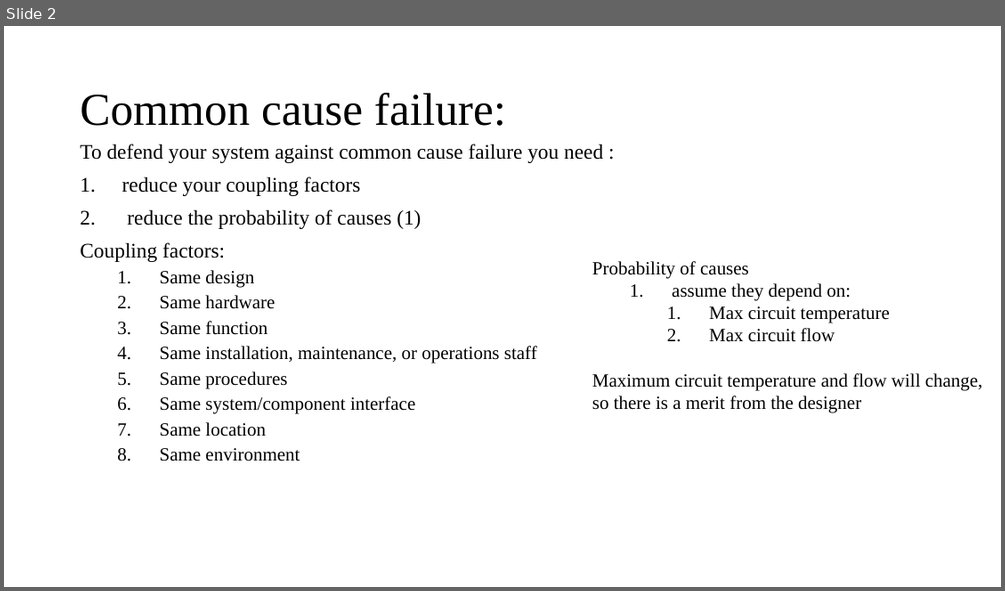
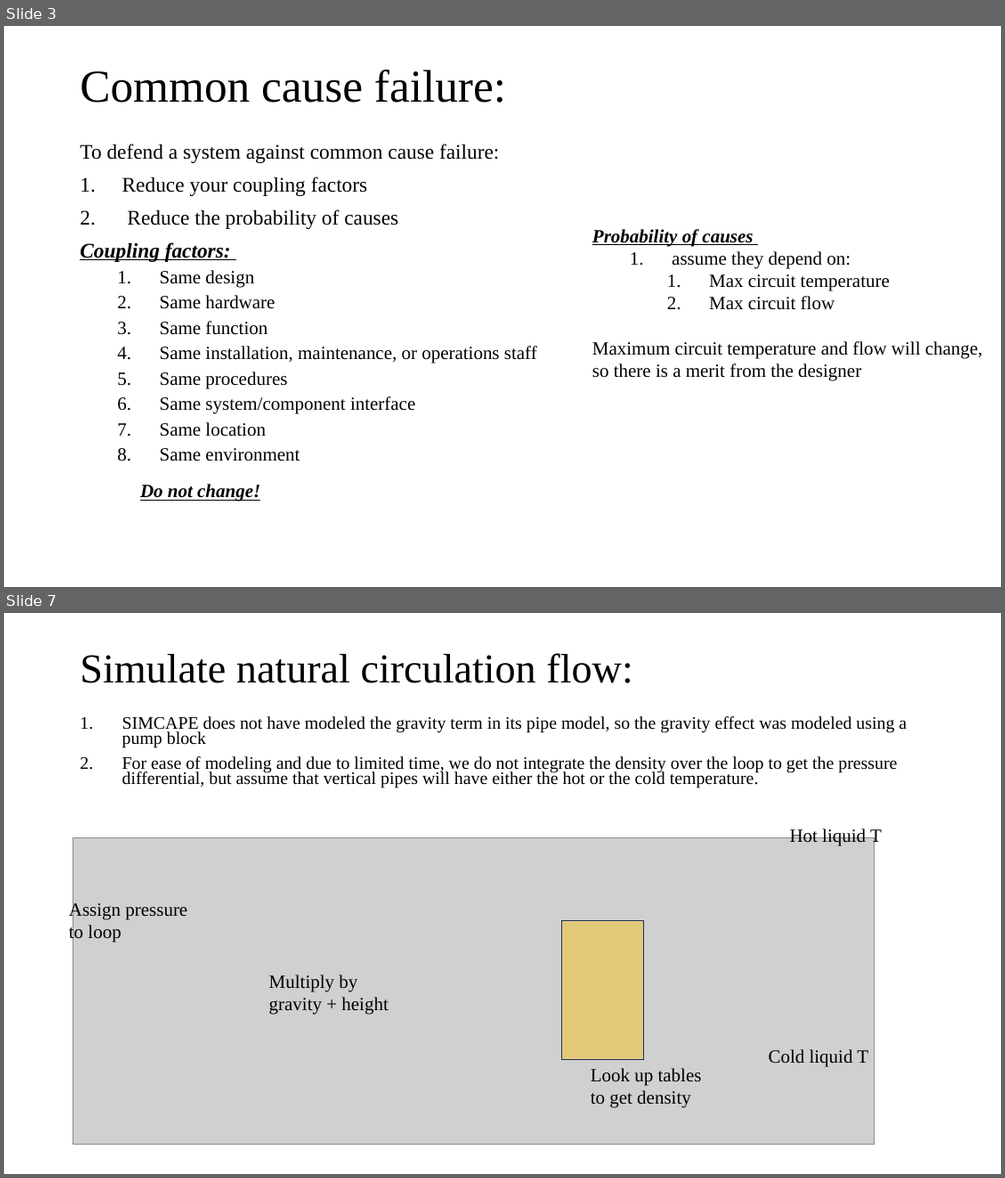
Before and after one commit to NikolaosKallieros/oklo_project, a slide deck: dracs_calculation/dracs.pptx. Shown one above the other, each under a label of ours: slide 2 before the commit, slides 3 and 7 after it; the slides between them are not shown. The pictures are 1005x591 and 1005x1178 pixels, drawn with LibreOffice and Linux fonts; fonts in the diff are those of the drawing; grey boxes stand for pictures. Boxes give left, top, right and bottom in pixels: in the first picture for what was removed or moved away, otherwise in the second. Text is boxed around its words. In the diff, an @@ line names an element or a change of style, - is before the commit and + after.

```diff
--- a/dracs_calculation/dracs.pptx
+++ b/dracs_calculation/dracs.pptx
@@ slide 7 added at [4, 613, 1001, 1174], background #FFFFFF @@
@@ title added at [80, 653, 632, 683], 39.6 pt, text #000000 @@
+Simulate natural circulation flow:
@@ text added at [122, 716, 906, 787], 17 pt, text #000000 @@
+1. SIMCAPE does not have modeled the gravity term in its pipe model, so the gravity effect was modeled using a pump block
+2. For ease of modeling and due to limited time, we do not integrate the density over the loop to get the pressure differential, but assume that vertical pipes will have either the hot or the cold temperature.
@@ picture added at [73, 838, 874, 1144] @@
@@ text added at [790, 827, 882, 846], 18 pt, text #000000 @@
+Hot liquid T
@@ text added at [69, 900, 187, 942], 18 pt, text #000000 @@
+Assign pressure to loop
@@ rectangle added at [562, 920, 643, 1060], fill #FFC000 at 41% opacity, outline #1E3256 1 pt @@
@@ text added at [269, 974, 388, 1014], 18 pt, text #000000 @@
+Multiply by gravity + height
@@ text added at [769, 1049, 868, 1067], 18 pt, text #000000 @@
+Cold liquid T
@@ text added at [591, 1068, 702, 1108], 18 pt, text #000000 @@
+Look up tables to get density
@@ what was slide 2 is now slide 3 @@
@@ slide 3 changed as well @@
@@ title "Common cause failure:": place and size @@
-title "Common cause failure:" at [80, 93, 506, 126]
+title "Common cause failure:" at [80, 70, 506, 103]
@@ text at [80, 143, 499, 229]: text changed @@
-To defend your system against common cause failure you need :
-1. reduce your coupling factors
-2. reduce the probability of causes (1)
+To defend a system against common cause failure:
+1. Reduce your coupling factors
+2. Reduce the probability of causes
@@ text "Probability of causes": place and size @@
-text "Probability of causes" at [592, 261, 983, 413]
+text "Probability of causes" at [592, 229, 983, 381]
@@ text at [592, 229, 752, 246]: bold on, italic on, underline on in "Probability of causes" @@
@@ text at [80, 242, 231, 262]: bold on, italic on, underline on in "Coupling factors:" @@
@@ text added at [140, 483, 260, 501], 18 pt, text #000000, bold, italic, underline @@
+Do not change!
```
Also in this commit, not shown: 4 other slides changed, 18 other slides added, 2 slides removed, 10 other files.
